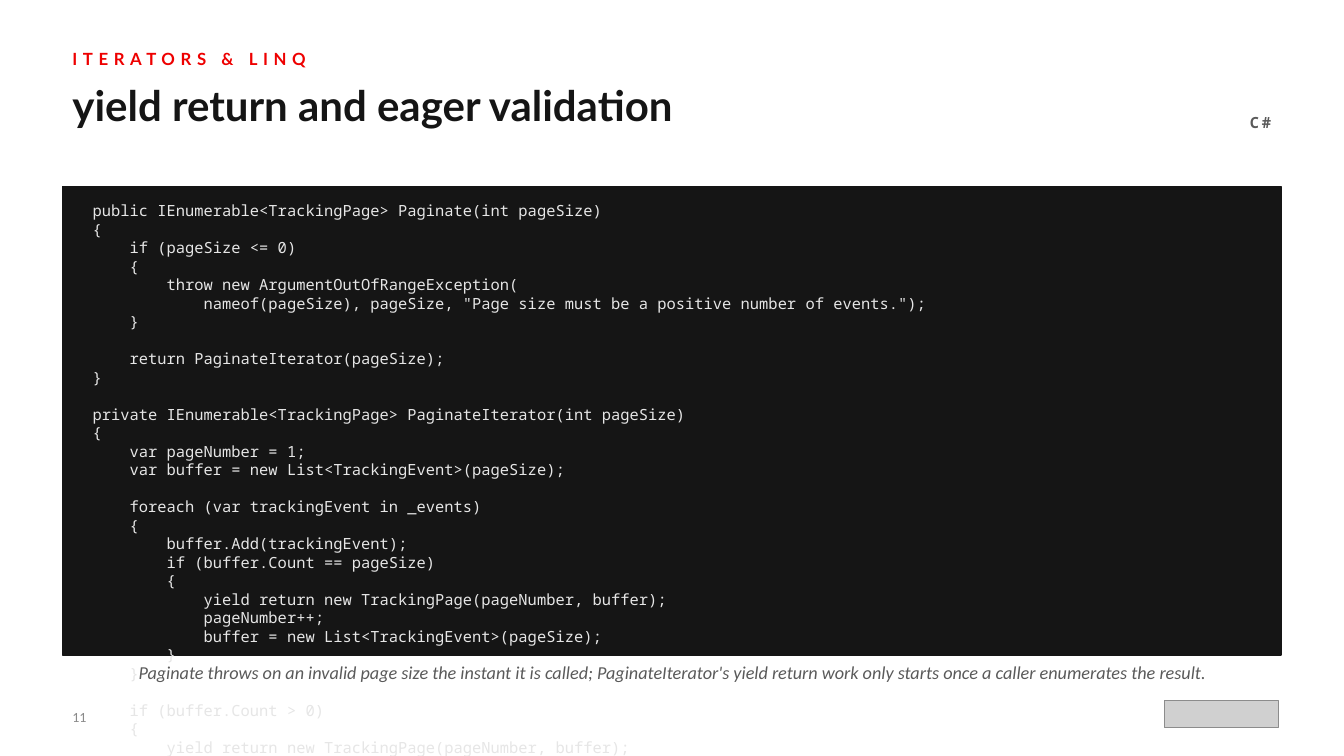
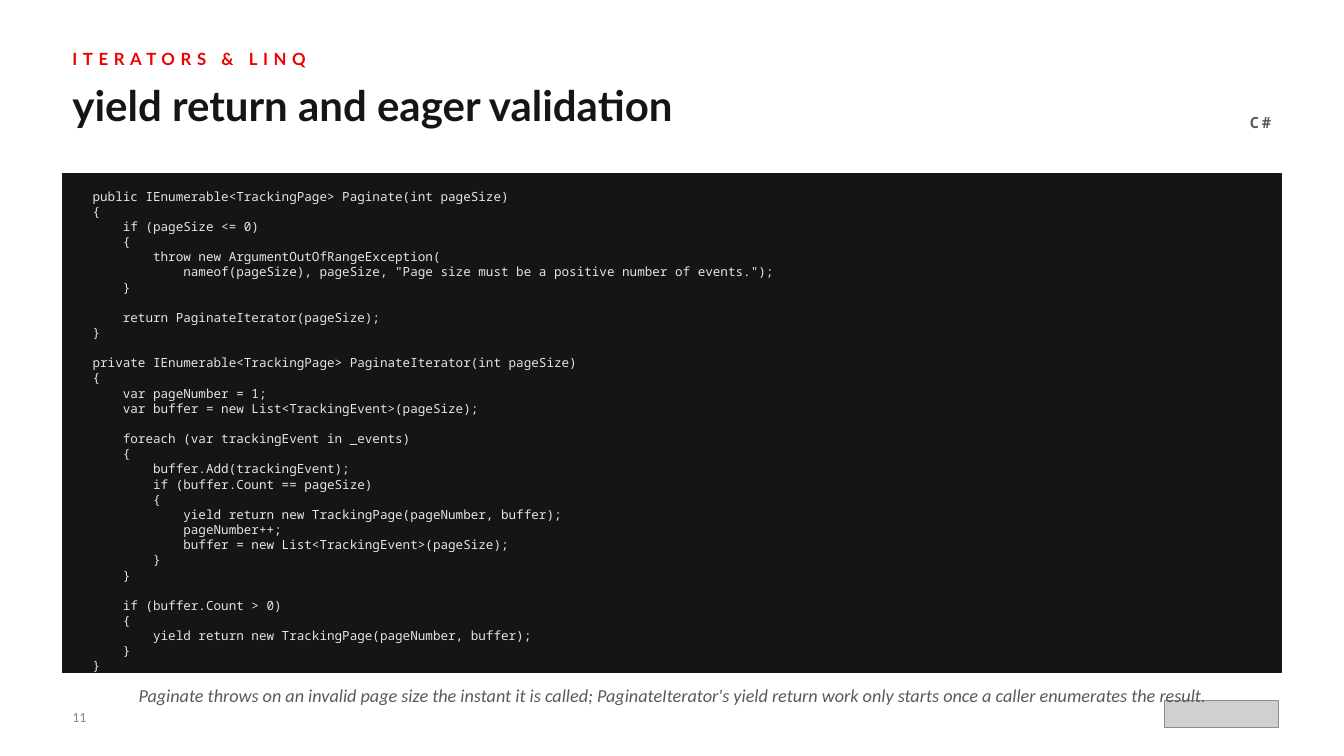
Before and after one commit to patterncatalyst/csharp-design-patterns, a slide deck: slide 11 of presentation/csharp-design-patterns-201-idiomatic-csharp.pptx. Drawn at 1344x756 pixels with LibreOffice and Linux fonts; fonts in the diff are those of the drawing; grey boxes stand for pictures. Boxes give left, top, right and bottom in pixels: in the first picture for what was removed or moved away, otherwise in the second. Text is boxed around its words. In the diff, an @@ line names an element or a change of style, - is before the commit and + after.

```diff
--- a/presentation/csharp-design-patterns-201-idiomatic-csharp.pptx
+++ b/presentation/csharp-design-patterns-201-idiomatic-csharp.pptx
@@ rectangle: place and size @@
-rectangle at bbox=[63, 187, 1281, 655]
+rectangle at bbox=[63, 173, 1281, 673]
@@ text "public IEnumerable<TrackingPage> Paginate(int pageSize) { ...": place and size @@
-text "public IEnumerable<TrackingPage> Paginate(int pageSize) { ..." at bbox=[93, 204, 926, 646]
+text "public IEnumerable<TrackingPage> Paginate(int pageSize) { ..." at bbox=[93, 191, 774, 643]
@@ text "public IEnumerable<TrackingPage> Paginate(int pageSize) { ..." at bbox=[93, 191, 774, 643]: size 11 to 9 pt @@
@@ text "Paginate throws on an invalid ...": place and size @@
-text "Paginate throws on an invalid ..." at bbox=[139, 666, 1206, 682]
+text "Paginate throws on an invalid ..." at bbox=[139, 689, 1206, 707]
```
Also in this commit, not shown: 9 other slides changed, 1 other file.
